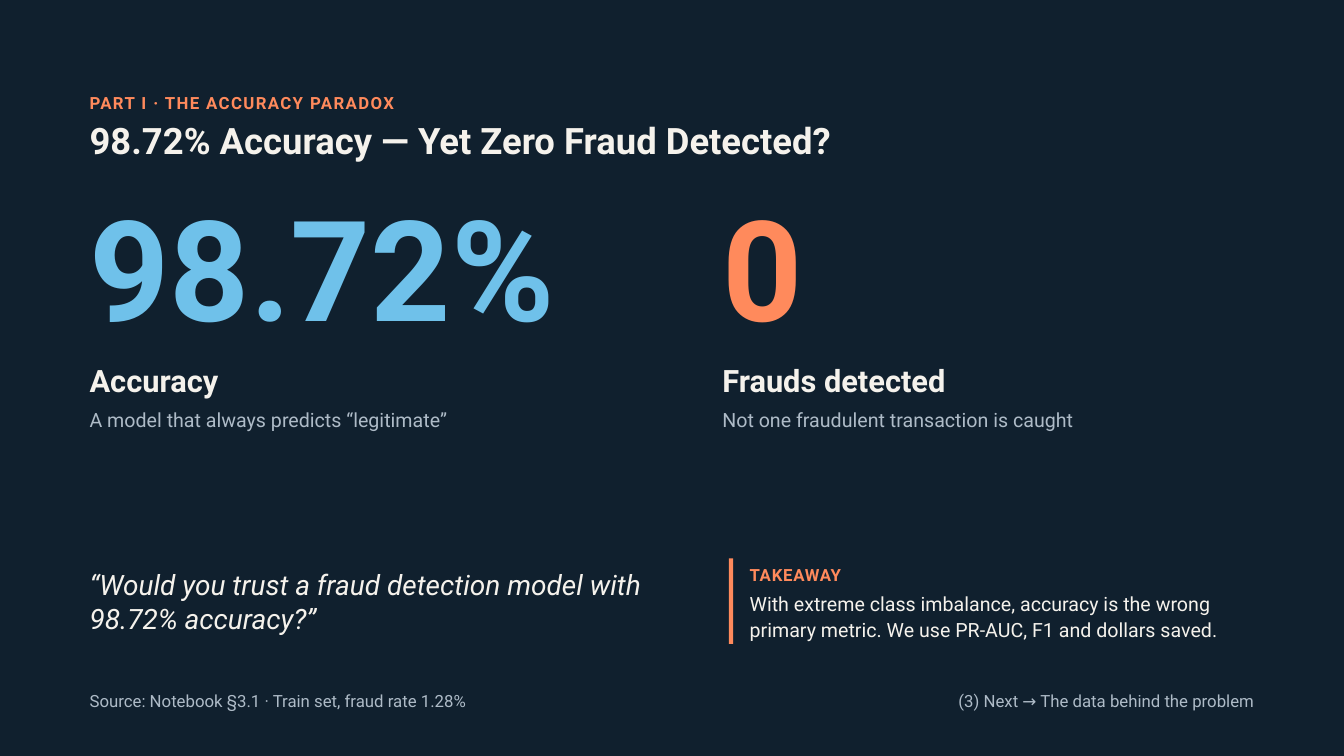
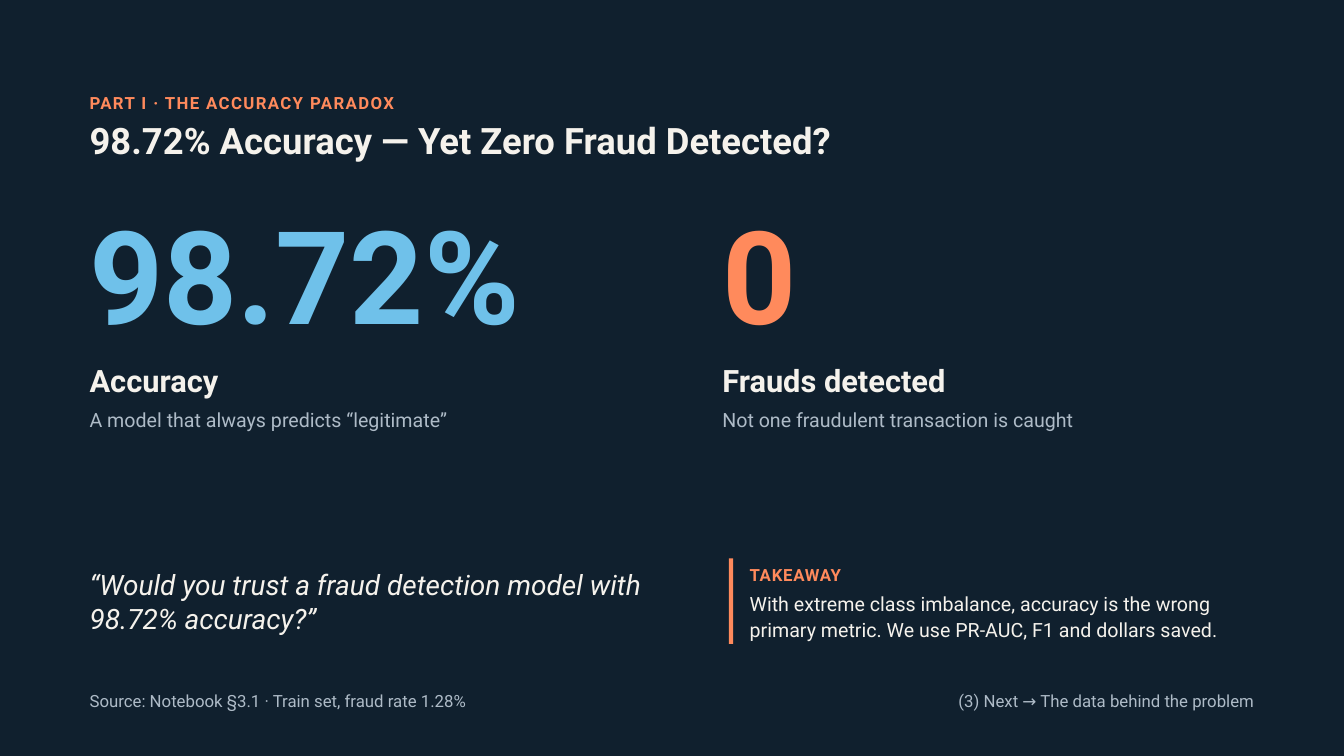
Before and after one commit to DakFu2k6/DS66A_Group_07, a slide deck: slide 3 of Fraud_Detection.pptx. Drawn at 1344x756 pixels with LibreOffice and Linux fonts; fonts in the diff are those of the drawing. Boxes give left, top, right and bottom in pixels: in the first picture for what was removed or moved away, otherwise in the second. Text is boxed around its words. In the diff, an @@ line names an element or a change of style, - is before the commit and + after.

```diff
--- a/Fraud_Detection.pptx
+++ b/Fraud_Detection.pptx
@@ text "98.72%" at bbox=[90, 230, 520, 326]: size 100 to 92.5 pt @@
@@ text "0" at bbox=[722, 230, 796, 326]: size 100 to 92.5 pt @@
```
Also in this commit, not shown: 2 other slides changed, 2 other files.
